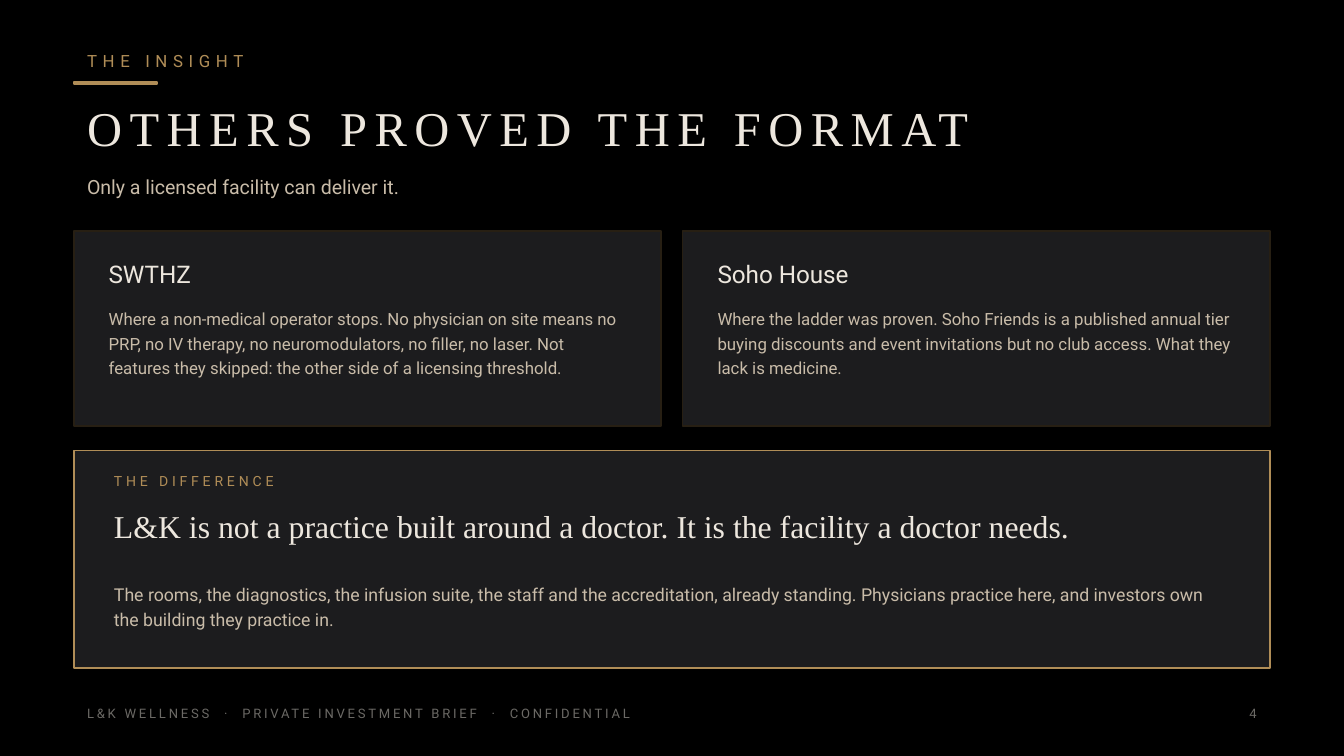
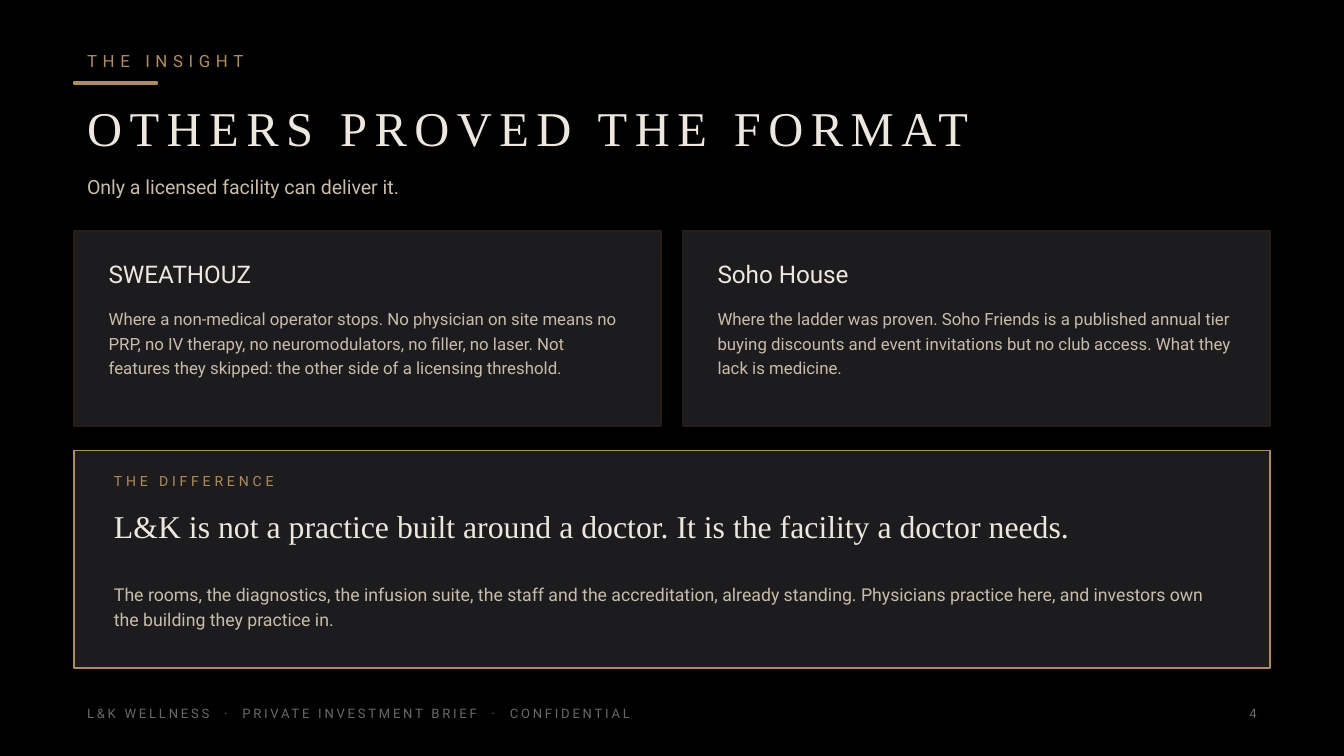
Before and after one commit to apexalpha811/lkwellness, a slide deck: slide 4 of L-K-Wellness-Ample-4.75M-Private.pptx. Drawn at 1344x756 pixels with LibreOffice and Linux fonts; fonts in the diff are those of the drawing. Boxes give left, top, right and bottom in pixels: in the first picture for what was removed or moved away, otherwise in the second. Text is boxed around its words. In the diff, an @@ line names an element or a change of style, - is before the commit and + after.

```diff
--- a/L-K-Wellness-Ample-4.75M-Private.pptx
+++ b/L-K-Wellness-Ample-4.75M-Private.pptx
@@ text at <box>109,265,252,284</box>: text changed @@
-SWTHZ
+SWEATHOUZ
```
Also in this commit, not shown: 1 other file.
